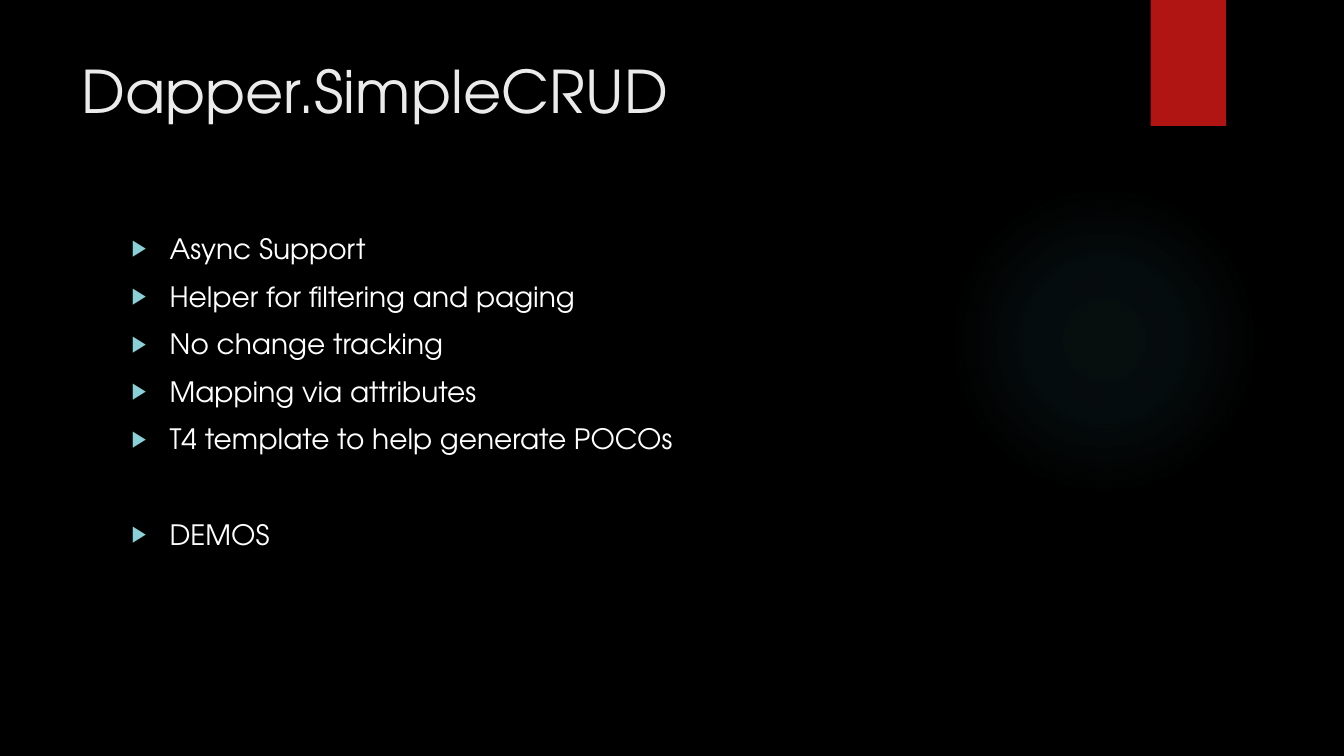
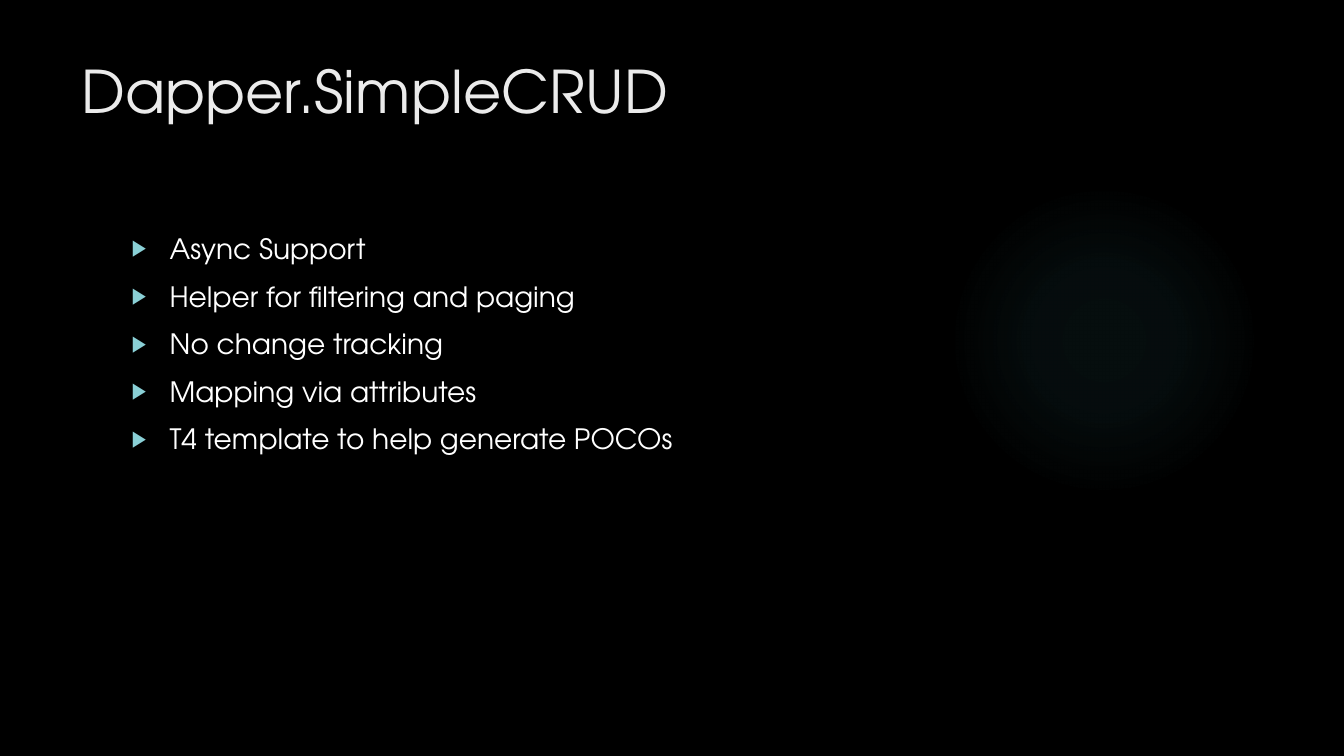
Before and after one commit to jonathantower/dapper, a slide deck: slide 23 of Dapper.pptx (slide 22 before the commit). Drawn at 1344x756 pixels with LibreOffice and Linux fonts; fonts in the diff are those of the drawing; background and template pictures are left out. Boxes give left, top, right and bottom in pixels: in the first picture for what was removed or moved away, otherwise in the second. Text is boxed around its words. In the diff, an @@ line names an element or a change of style, - is before the commit and + after.

```diff
--- a/Dapper.pptx
+++ b/Dapper.pptx
@@ rectangle removed at [1150, 0, 1226, 126] @@
@@ text at [170, 524, 270, 546]: paragraph removed @@
-▶ DEMOS
```
Also in this commit, not shown: 26 other slides changed, 1 slide added, 16 other files.
